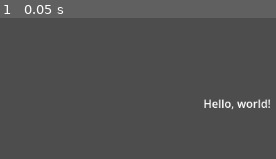
Above: before the commit, frame 1.
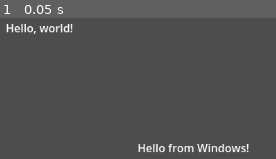
Above: after the commit, the same moment.

Repository: clars002/seedling
Game: Godot game, scene res://title.tscn
Same seed, same stepped clock (60 frames per second), same inputs: the game is played once before the commit and once after it. The project has no main scene, so this scene is started directly.
Inputs:
- Up to frame 1 (0.05 s): no input

The runs differ from the first frame. In frame 1, 2.9% of the frame differs, in the area x 2-98%, y 4-96%.

Commit message:
test editing a scene

Diff:
--- a/title.tscn
+++ b/title.tscn
@@ -3,8 +3,15 @@
 [node name="Node2D" type="Node2D"]
 
 [node name="Label" type="Label" parent="."]
-offset_left = 475.0
-offset_top = 282.0
-offset_right = 754.0
-offset_bottom = 408.0
+offset_left = 190.0
+offset_top = 173.0
+offset_right = 469.0
+offset_bottom = 299.0
 text = "Hello, world!"
+
+[node name="Label2" type="Label" parent="."]
+offset_left = 380.0
+offset_top = 346.0
+offset_right = 659.0
+offset_bottom = 472.0
+text = "Hello from Windows!"
